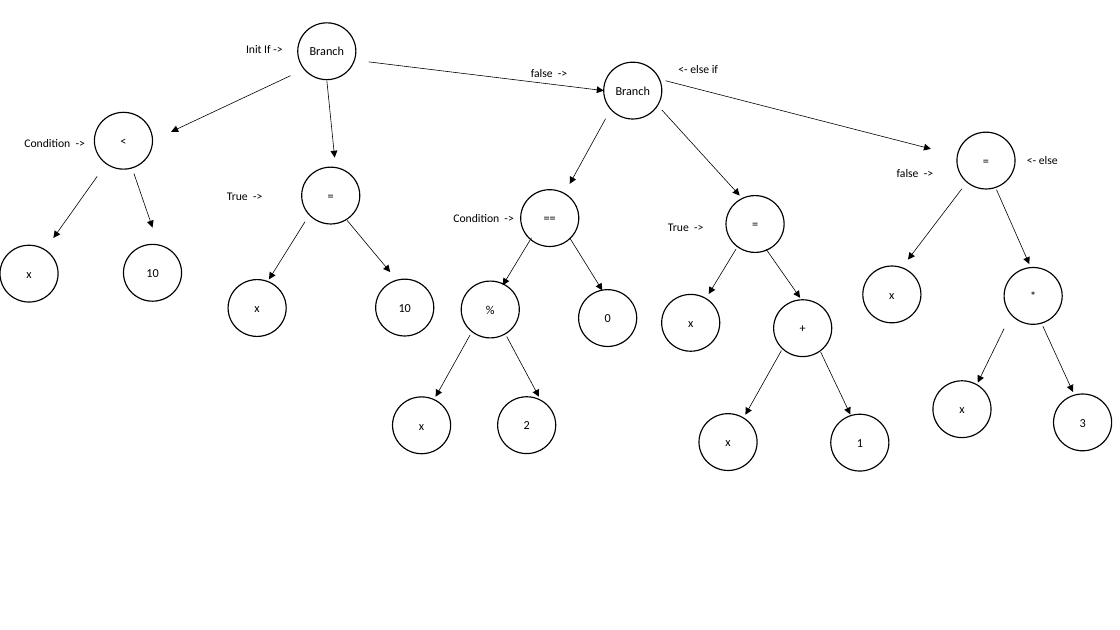
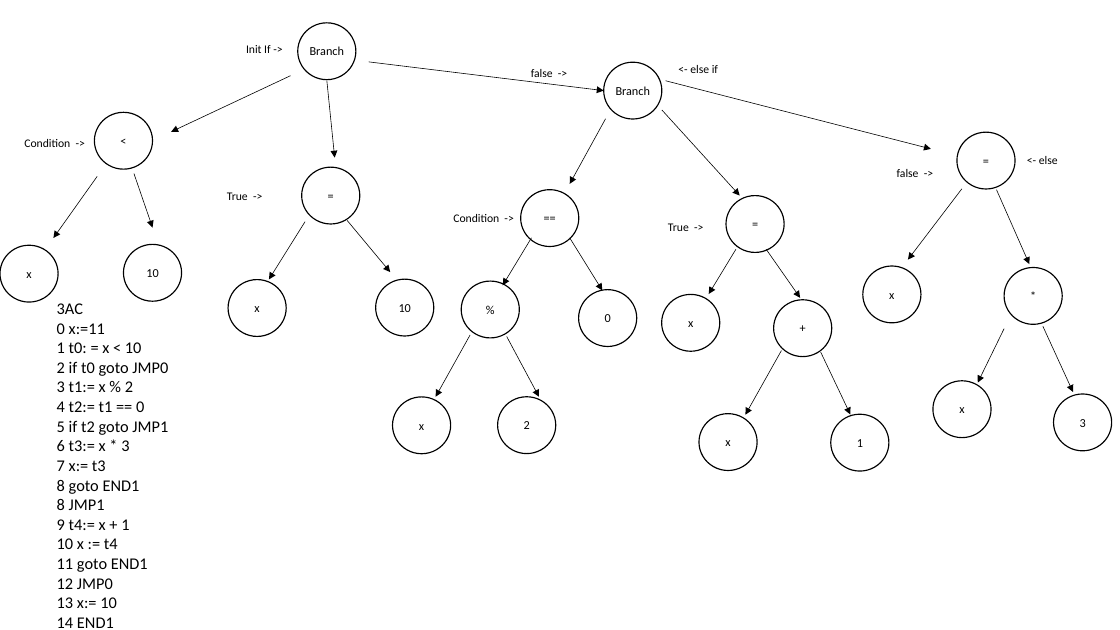
Before and after one commit to ChangJoseph/MeerCode, a slide deck: slide 4 of documentation/Annotated Syntax Trees.pptx. Drawn at 1120x630 pixels with LibreOffice and Linux fonts; fonts in the diff are those of the drawing. Boxes give left, top, right and bottom in pixels: in the first picture for what was removed or moved away, otherwise in the second. Text is boxed around its words. In the diff, an @@ line names an element or a change of style, - is before the commit and + after.

```diff
--- a/documentation/Annotated Syntax Trees.pptx
+++ b/documentation/Annotated Syntax Trees.pptx
@@ text added at [57,303,168,628], 14 pt, text #000000 @@
+3AC
+0 x:=11
+1 t0: = x < 10
+2 if t0 goto JMP0
+3 t1:= x % 2
+4 t2:= t1 == 0
+5 if t2 goto JMP1
+6 t3:= x * 3
+7 x:= t3
+8 goto END1
+8 JMP1
+9 t4:= x + 1
+10 x := t4
+11 goto END1
+12 JMP0
+13 x:= 10
+14 END1
```
Also in this commit, not shown: 5 other slides changed.
